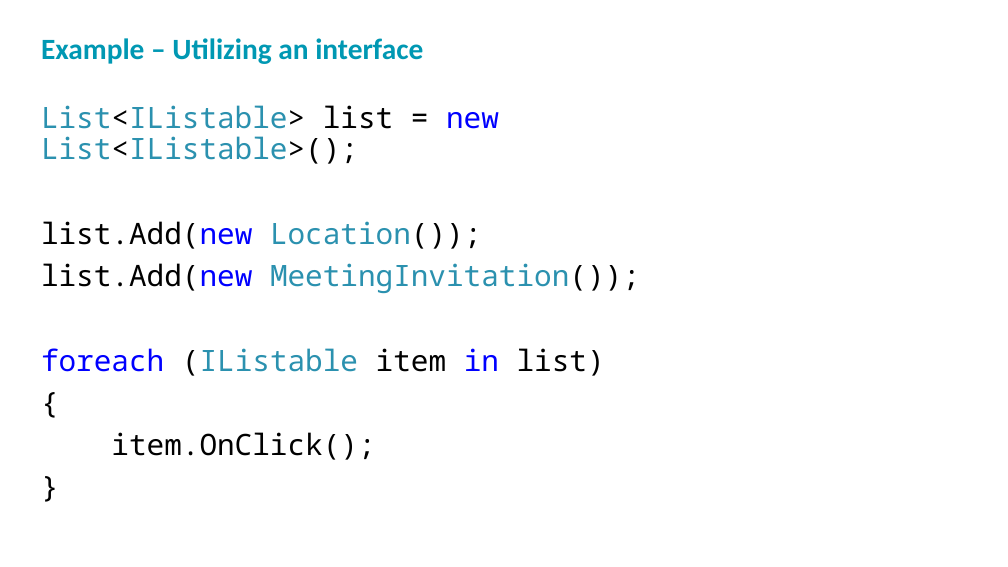
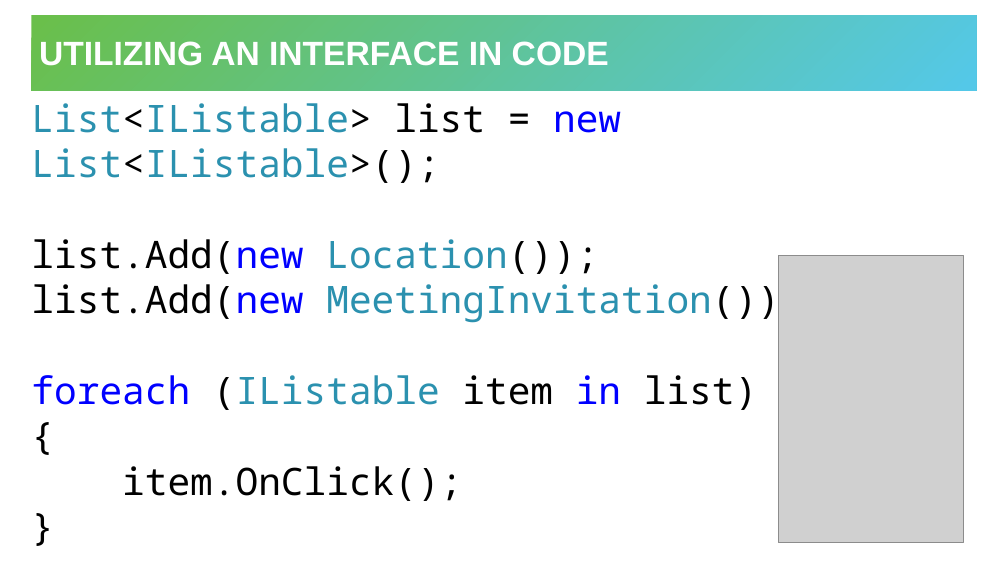
Before and after one commit to hytechclub/cs-102, a slide deck: slide 10 of Interfaces/Interfaces.pptx (slide 9 before the commit). Drawn at 1008x567 pixels with LibreOffice and Linux fonts; fonts in the diff are those of the drawing; grey boxes stand for pictures; background and template pictures are left out. Boxes give left, top, right and bottom in pixels: in the first picture for what was removed or moved away, otherwise in the second. Text is boxed around its words. In the diff, an @@ line names an element or a change of style, - is before the commit and + after.

Commit message:
update interfaces ppt

```diff
--- a/Interfaces/Interfaces.pptx
+++ b/Interfaces/Interfaces.pptx
@@ title "UTILIZING AN INTERFACE IN CODE": place and size @@
-title "UTILIZING AN INTERFACE IN CODE" at bbox=[41, 38, 423, 64]
+title "UTILIZING AN INTERFACE IN CODE" at bbox=[32, 15, 977, 91]
@@ title "UTILIZING AN INTERFACE IN CODE" at bbox=[32, 15, 977, 91]: vertical alignment top to middle; fill none to gradient #6ABF4B to #54C8E8 @@
@@ title at bbox=[39, 41, 609, 66]: text changed; size 28 to 32 pt; font Calibri to Arial; text colour #0098B2 to #FFFFFF @@
-Example – Utilizing an interface
+UTILIZING AN INTERFACE IN CODE
@@ text "List<IListable> list = new List<IListable>();" at bbox=[31, 103, 802, 501]: size 28 to 36 pt; line spacing 0.9 to 1; less space between paragraphs @@
@@ picture added at bbox=[778, 256, 963, 543] @@
```
Also in this commit, not shown: 8 other slides changed, 1 slide added.
